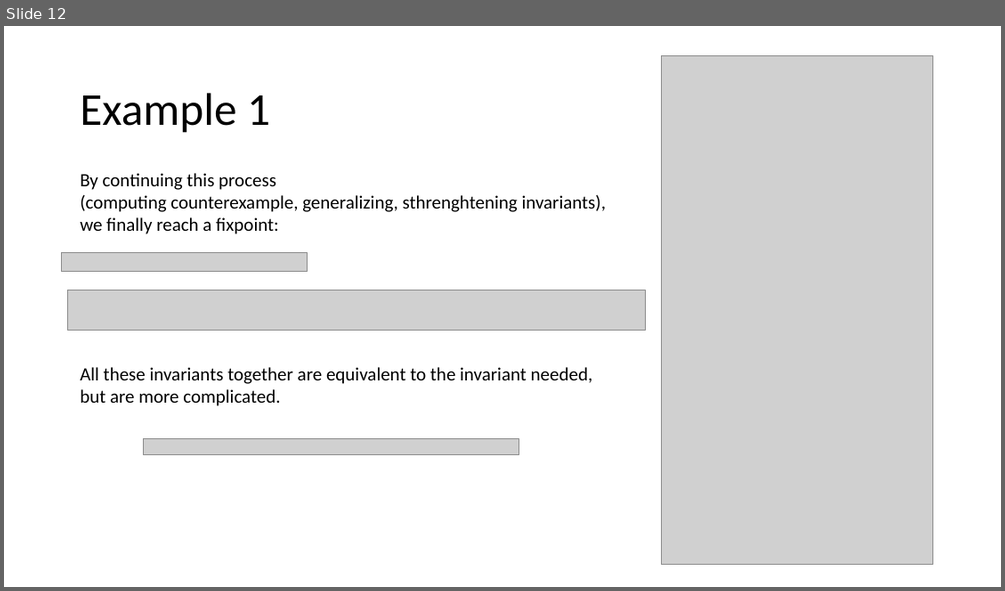
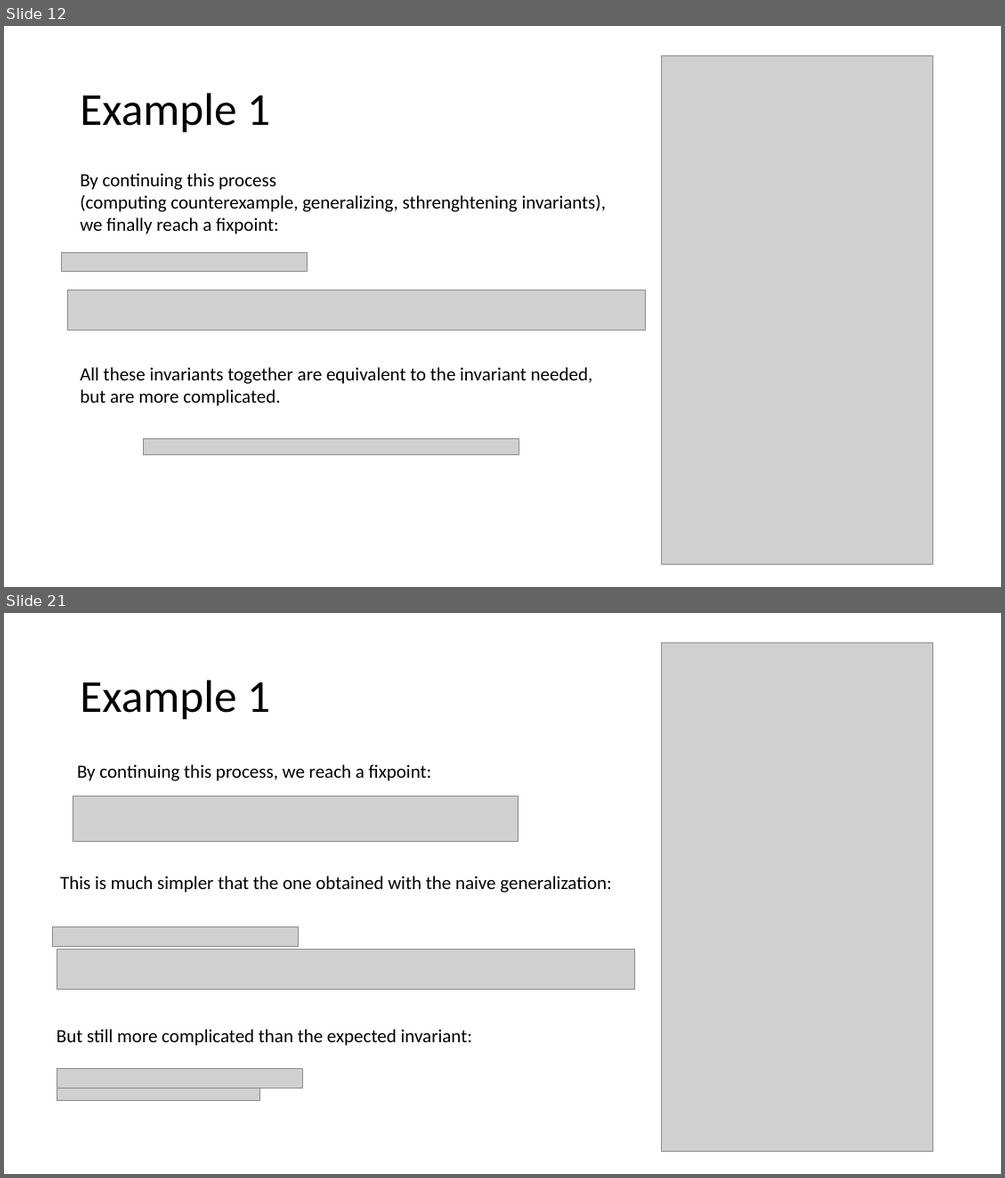
Before and after one commit to tjhance/ivy-research, a slide deck: invariant_synthesis/Invariant Synthesis.pptx. Shown one above the other, each under a label of ours: slide 12 before the commit, slides 12 and 21 after it; the slides between them are not shown. The pictures are 1005x591 and 1005x1178 pixels, drawn with LibreOffice and Linux fonts; fonts in the diff are those of the drawing; grey boxes stand for pictures. Boxes give left, top, right and bottom in pixels: in the first picture for what was removed or moved away, otherwise in the second. Text is boxed around its words. In the diff, an @@ line names an element or a change of style, - is before the commit and + after.

```diff
--- a/invariant_synthesis/Invariant Synthesis.pptx
+++ b/invariant_synthesis/Invariant Synthesis.pptx
@@ slide 21 added at bbox=[4, 613, 1001, 1174], background #FFFFFF @@
@@ picture added at bbox=[662, 643, 933, 1151] @@
@@ title added at bbox=[80, 680, 270, 720], 44 pt, text #000000 @@
+Example 1
@@ text added at bbox=[77, 764, 432, 781], 18 pt, text #000000 @@
+By continuing this process, we reach a fixpoint:
@@ picture added at bbox=[73, 796, 518, 841] @@
@@ text added at bbox=[60, 876, 611, 892], 18 pt, text #000000 @@
+This is much simpler that the one obtained with the naive generalization:
@@ picture added at bbox=[53, 926, 298, 946] @@
@@ picture added at bbox=[57, 949, 634, 989] @@
@@ text added at bbox=[57, 1029, 472, 1046], 18 pt, text #000000 @@
+But still more complicated than the expected invariant:
@@ picture added at bbox=[57, 1069, 302, 1088] @@
@@ picture added at bbox=[57, 1088, 259, 1102] @@
```
Also in this commit, not shown: 5 slides changed, 5 other slides added, 1 slide removed.
